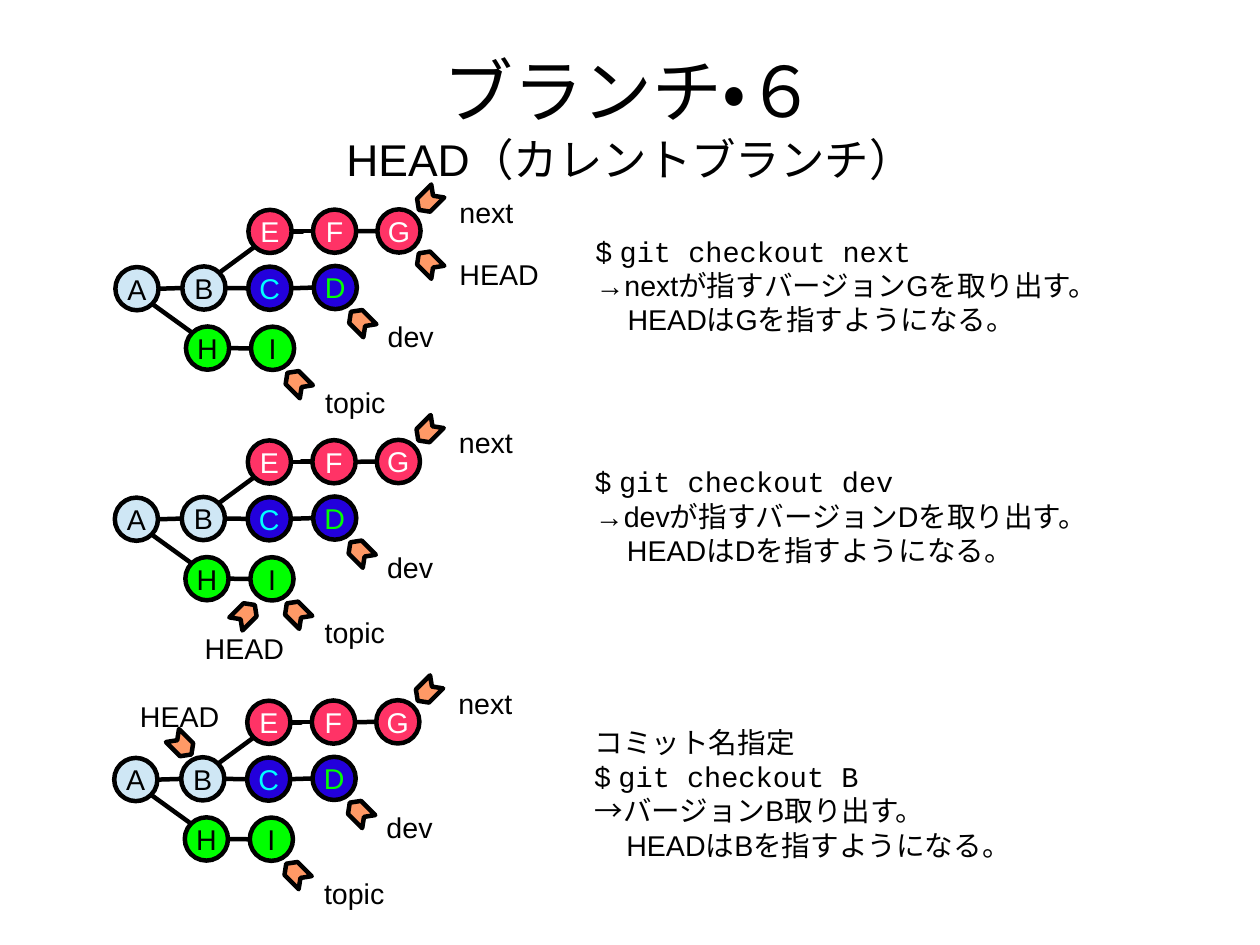
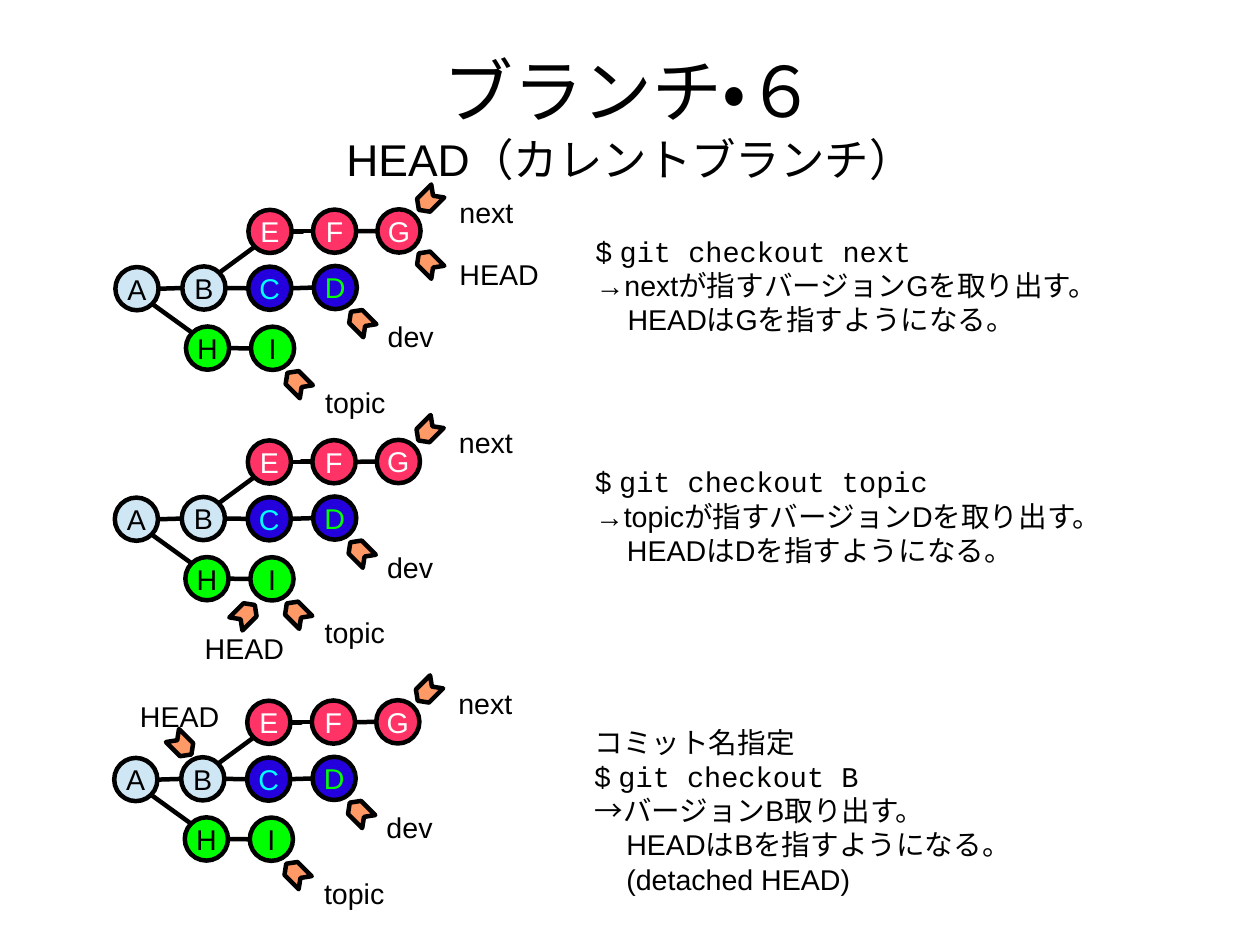
Before and after one commit to pneu/how_to_git, a slide deck: slide 29 of how_to_git.odp. Drawn at 1260x945 pixels with LibreOffice and Linux fonts; fonts in the diff are those of the drawing. Boxes give left, top, right and bottom in pixels: in the first picture for what was removed or moved away, otherwise in the second. Text is boxed around its words. In the diff, an @@ line names an element or a change of style, - is before the commit and + after.

```diff
--- a/how_to_git.odp
+++ b/how_to_git.odp
@@ text at box(595, 472, 1101, 532): text changed @@
-$ git checkout dev
-→devが指すバージョンDを取り出す。
+$ git checkout topic
+→topicが指すバージョンDを取り出す。
@@ text at box(626, 869, 850, 895): paragraph added @@
+(detached HEAD)
```
Also in this commit, not shown: 33 other slides changed, 1 other file.
